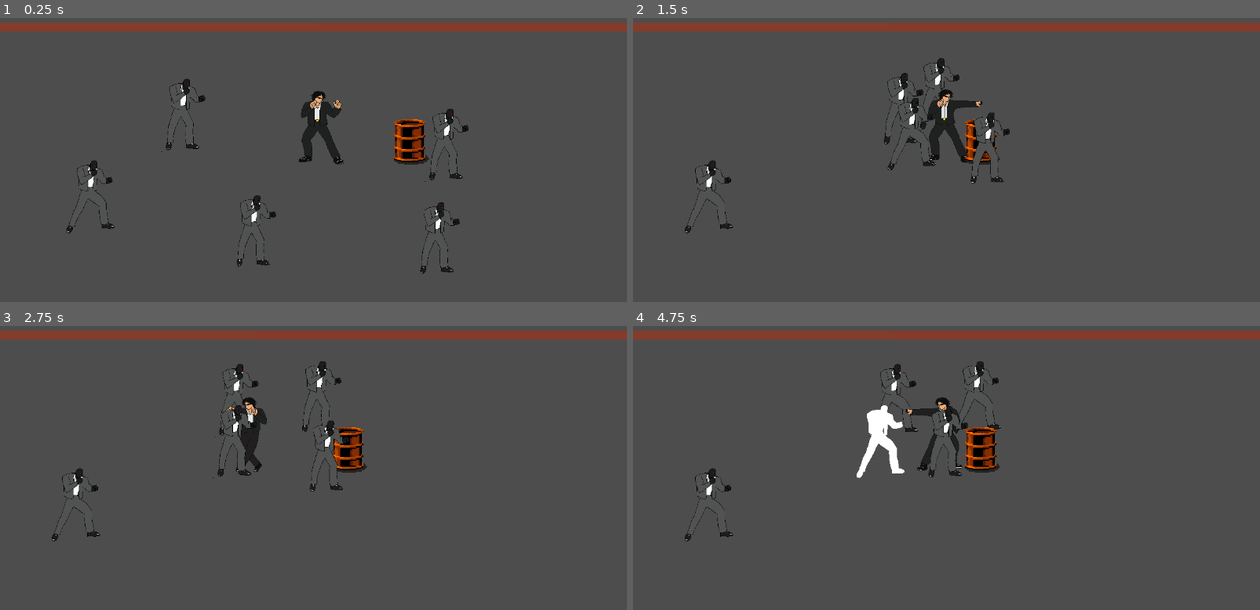
Above: before the commit, frames 1-4 (two rows, left to right).
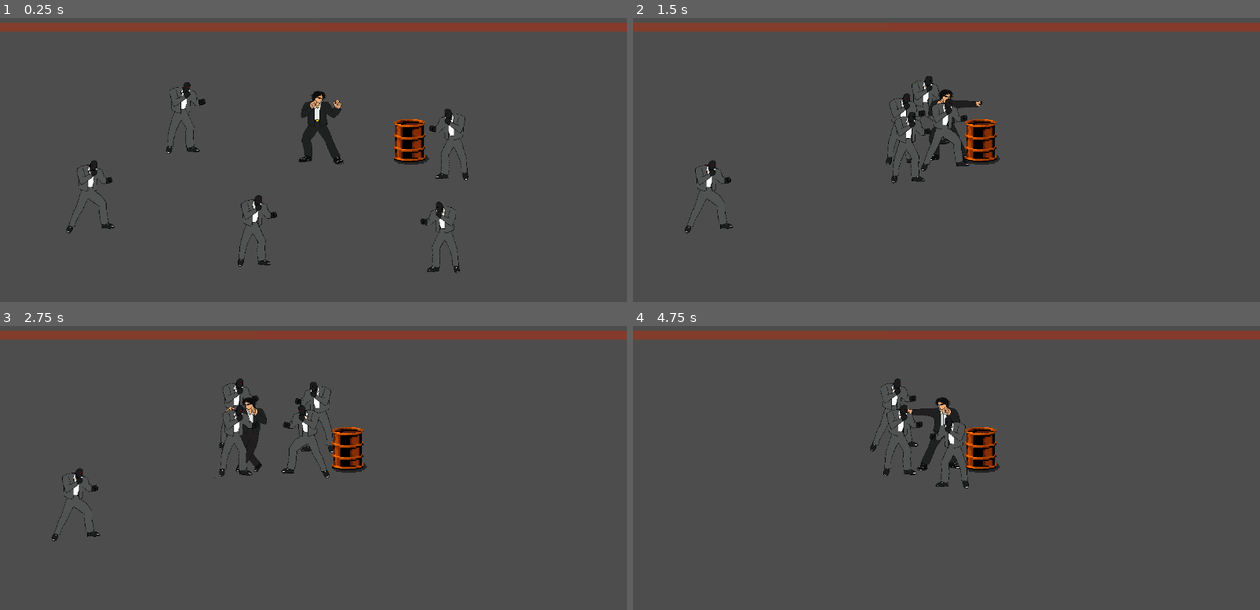
Above: after the commit, the same moments.

Repository: harshborkar/beatemupBrackeys
Game: Godot game, scene res://Scenes/Main.tscn
Two runs of this game, one before a commit and one after it. Both use one fixed random seed, a clock stepped at 60 frames per second and the inputs below. The engine's default icon, where the game draws it, is replaced by a stand-in: a white triangle on a blue panel in a dark square.
Inputs (mouse positions are in pixels of both pictures, inside the frame that each line leads up to):
- Up to frame 1 (0.25 s): no input
- Up to frame 2 (1.5 s): tap Enter (ui_accept) at 0.5, 0.77 s; move the mouse to (1084, 148) at 0.52 s; hold D (Right) from 0.53 s (still down); click (1084, 148) at 0.6 s; move the mouse to (821, 182) at 1.27 s; click (821, 182) at 1.35 s
- Up to frame 3 (2.75 s): tap Enter (ui_accept) at 1.52 s; move the mouse to (376, 397) at 2.02 s; release D (Right) at 2.03 s; hold A (Left) from 2.03 s (still down); click (376, 397) at 2.1 s
- Up to frame 4 (4.75 s): move the mouse to (915, 544) at 2.77 s; release A (Left) at 2.78 s; hold D (Right) 2.78-4.28 s; click (915, 544) at 2.85 s; tap Enter (ui_accept) at 3.02, 3.77, 4.52 s; move the mouse to (1134, 527) at 3.52 s; click (1134, 527) at 3.6 s; move the mouse to (758, 419) at 4.27 s; hold A (Left) from 4.28 s (still down); click (758, 419) at 4.35 s

The runs differ from the first frame. In frame 1, 1.2% of the frame differs, in the area x 25-75%, y 21-91%; in frame 2, 2.1%; in frame 3, 1.4%; in frame 4, 2.3%, in the area x 8-59%, y 12-76%.

Commit message:
Adjust enemy slot positions and update hurt animation
Refined the positions of enemy slots in MC.tscn for better alignment. Shortened the 'Hurt' animation duration and step in enemy.tscn for a snappier response. Added a set_heading() function to enemy.gd to update enemy heading based on player position.

Diff:
--- a/Scenes/MC.tscn
+++ b/Scenes/MC.tscn
@@ -174,16 +174,16 @@
 [node name="EnemySlots" type="Node2D" parent="." index="4"]
 
 [node name="Enemy Slots" parent="EnemySlots" index="0" instance=ExtResource("4_ogp6k")]
-position = Vector2(16, -13)
+position = Vector2(14, -6)
 
 [node name="Enemy Slots2" parent="EnemySlots" index="1" instance=ExtResource("4_ogp6k")]
-position = Vector2(-12, -12)
+position = Vector2(-11, -7)
 
 [node name="Enemy Slots3" parent="EnemySlots" index="2" instance=ExtResource("4_ogp6k")]
-position = Vector2(-12, 2)
+position = Vector2(-11, 2)
 
 [node name="Enemy Slots4" parent="EnemySlots" index="3" instance=ExtResource("4_ogp6k")]
-position = Vector2(17, 2)
+position = Vector2(15, 2)
 
 [node name="DamageEmitter" parent="." index="5"]
 collision_layer = 0
--- a/Scenes/enemy.tscn
+++ b/Scenes/enemy.tscn
@@ -80,16 +80,16 @@
 
 [sub_resource type="Animation" id="Animation_1dp5w"]
 resource_name = "Hurt"
-length = 0.3785
-step = 0.33
-tracks/0/type = "value"
-tracks/0/imported = false
-tracks/0/enabled = true
-tracks/0/path = NodePath("CharacterSprite:frame_coords")
-tracks/0/interp = 1
-tracks/0/loop_wrap = true
-tracks/0/keys = {
-"times": PackedFloat32Array(0, 0.166667),
+length = 0.15
+step = 0.05
+tracks/0/type = "value"
+tracks/0/imported = false
+tracks/0/enabled = true
+tracks/0/path = NodePath("CharacterSprite:frame_coords")
+tracks/0/interp = 1
+tracks/0/loop_wrap = true
+tracks/0/keys = {
+"times": PackedFloat32Array(0, 0.1),
 "transitions": PackedFloat32Array(1, 1),
 "update": 1,
 "values": [Vector2i(0, 2), Vector2i(1, 2)]
@@ -101,7 +101,7 @@
 tracks/1/interp = 1
 tracks/1/loop_wrap = true
 tracks/1/keys = {
-"times": PackedFloat32Array(0.333333),
+"times": PackedFloat32Array(0.130049),
 "transitions": PackedFloat32Array(1),
 "values": [{
 "args": [],
--- a/Scripts/enemy.gd
+++ b/Scripts/enemy.gd
@@ -21,3 +21,11 @@
 	super.on_recieve_damage(damage, direction)
 	if current_health==0:
 		player.free_slot(self)
+
+func set_heading():
+	if player==null:
+		return
+	if position.x<player.position.x:
+		heading = Vector2.RIGHT
+	elif  position.x>player.position.x:
+		heading = Vector2.LEFT
